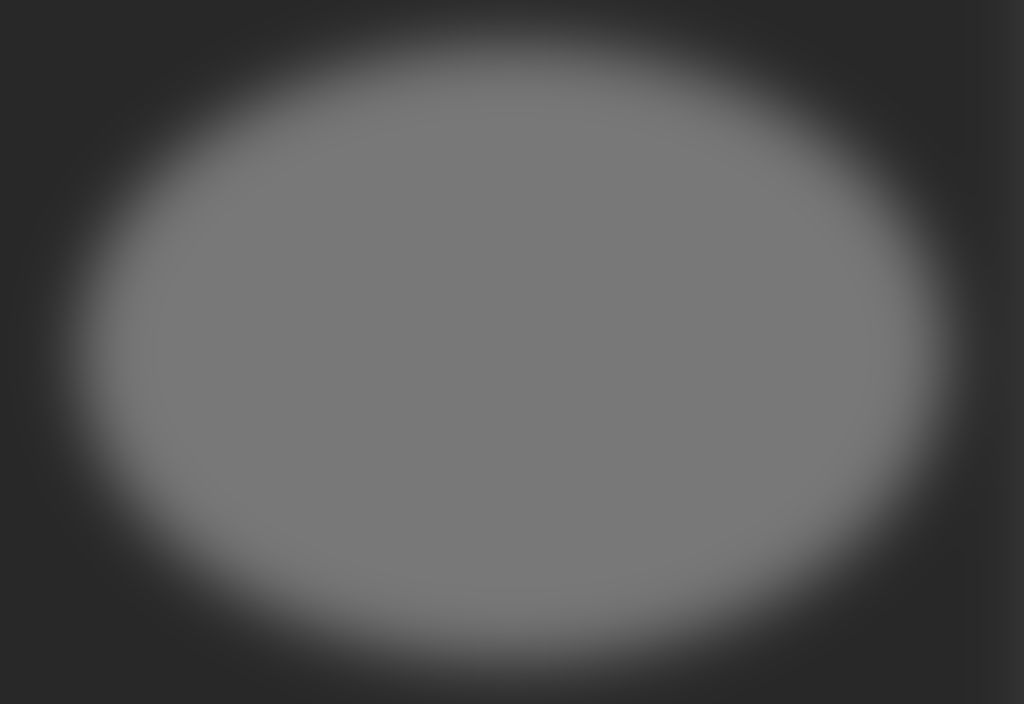
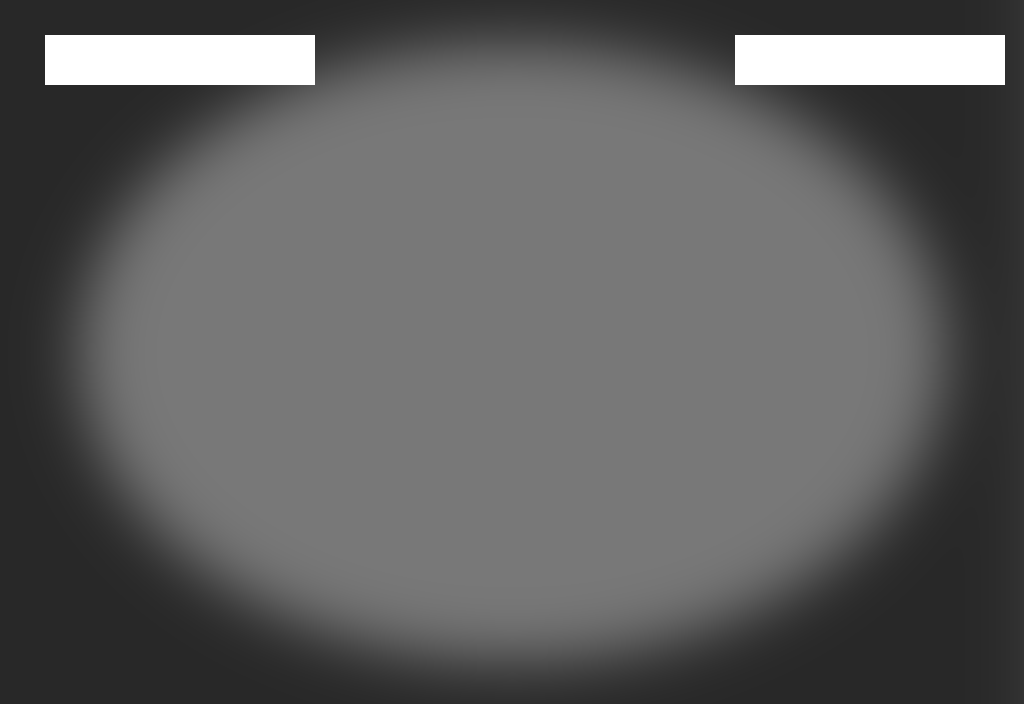
Before/after of a 1024 × 704 layered artwork. What changed in the layer stack:
added layer "270,50@(45,35)&(735,35)" above "Background copy" over [45,35,1005,85]
